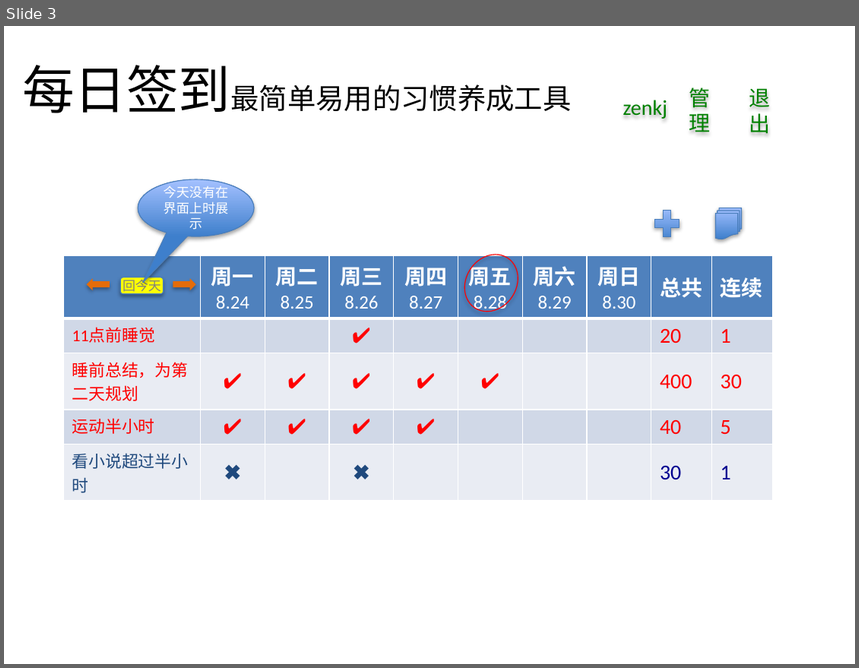
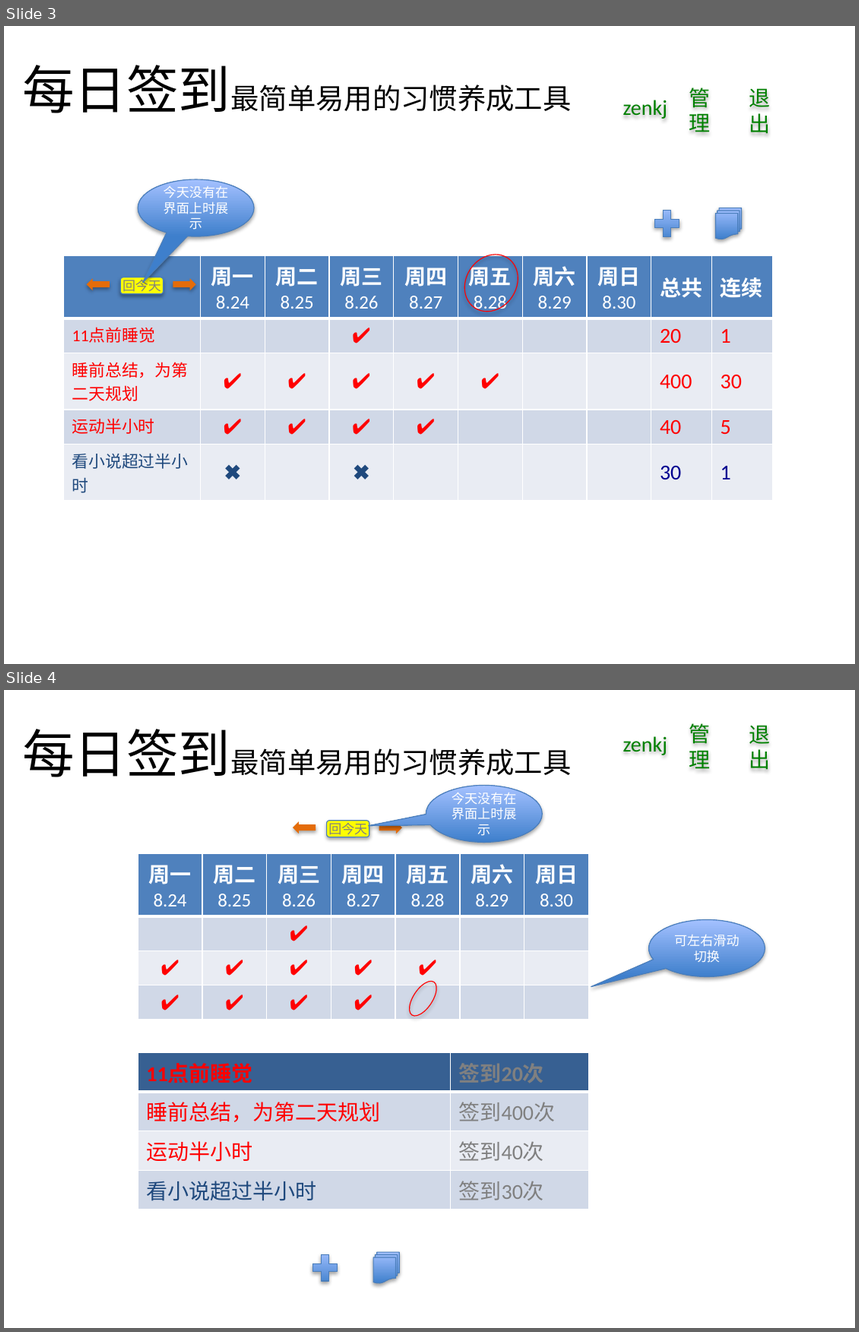
Before and after one commit to zenkj/meiriqiandao, a slide deck: ui/ui.pptx. Shown one above the other, each under a label of ours: slide 3 before the commit, slides 3 and 4 after it. The pictures are 859x668 and 859x1332 pixels, drawn with LibreOffice and Linux fonts; fonts in the diff are those of the drawing. Boxes give left, top, right and bottom in pixels: in the first picture for what was removed or moved away, otherwise in the second. Text is boxed around its words. In the diff, an @@ line names an element or a change of style, - is before the commit and + after.

Commit message:
add mobile ui

```diff
--- a/ui/ui.pptx
+++ b/ui/ui.pptx
@@ slide 4 added at (4,690,855,1328), background #FFFFFF @@
@@ title added at (22,729,571,777), 24 pt, text #000000 @@
+每日签到最简单易用的习惯养成工具
@@ text added at (689,723,710,769), 18 pt, text #008000 @@
+管理
@@ text added at (749,725,770,770), 18 pt, text #008000 @@
+退出
@@ text added at (623,736,667,755), 18 pt, text #008000 @@
+zenkj
@@ speech bubble added at (427,785,543,842), fill gradient #3F80CE to #A4C4FF, outline #4B7EBC 0.75 pt, 11 pt, text #FFFFFF @@
+今天没有在界面上时展示
@@ right arrow added at (293,822,316,834), fill #E46C0A @@
@@ rounded rectangle added at (326,820,369,837), fill #FFFF00, outline #4B7EBC 0.75 pt, 10.8 pt, text #808080 @@
+回今天
@@ right arrow added at (379,822,402,834), fill #E46C0A @@
@@ table added at (138,854,591,1015), 4 rows, 7 columns @@
+周一 / 8.24 | 周二 / 8.25 | 周三 / 8.26 | 周四 / 8.27 | 周五 / 8.28 | 周六 / 8.29 | 周日 / 8.30
+ |  | ✔ |  |  |  | 
+✔ | ✔ | ✔ | ✔ | ✔ |  | 
+✔ | ✔ | ✔ | ✔ |  |  | 
@@ speech bubble added at (649,920,766,977), fill gradient #3F80CE to #A4C4FF, outline #4B7EBC 0.75 pt, 11 pt, text #FFFFFF @@
+可左右滑动切换
@@ ellipse added at (404,977,442,1021), outline #FF0000 0.75 pt @@
@@ table added at (138,1053,588,1205), 4 rows, 2 columns @@
+11点前睡觉 | 签到20次
+睡前总结，为第二天规划 | 签到400次
+运动半小时 | 签到40次
+看小说超过半小时 | 签到30次
@@ plus sign added at (308,1250,341,1286), fill gradient #3F80CE to #A4C4FF, outline #4B7EBC 0.75 pt @@
@@ flow chart multidocument added at (373,1252,399,1284), fill gradient #3F80CE to #A4C4FF, outline #4B7EBC 0.75 pt @@
```
